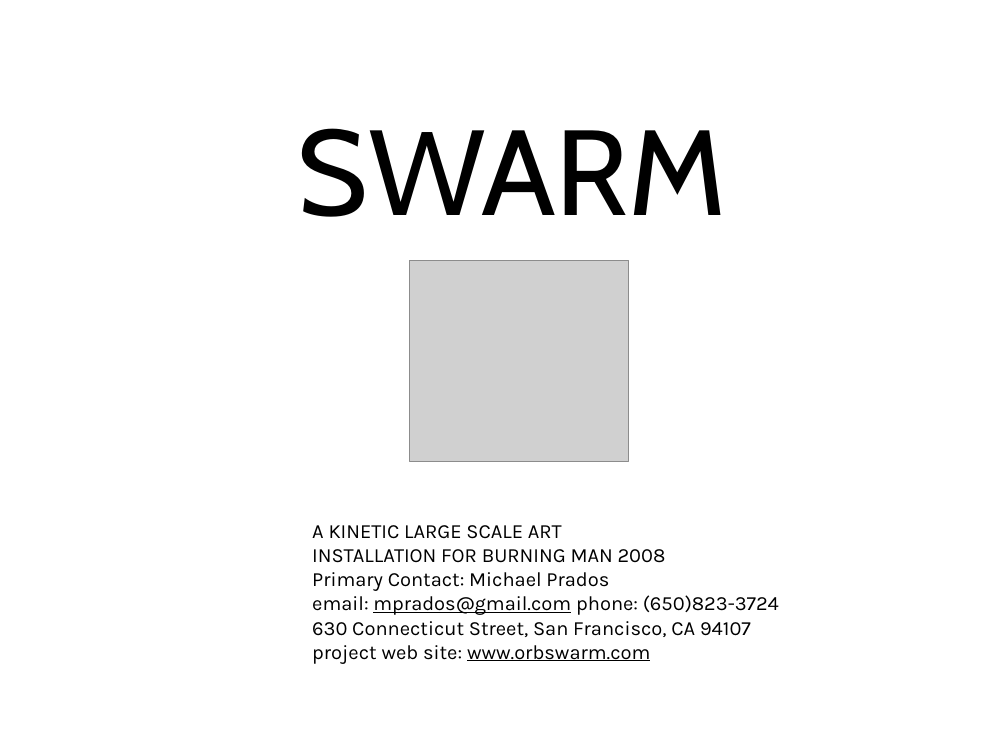
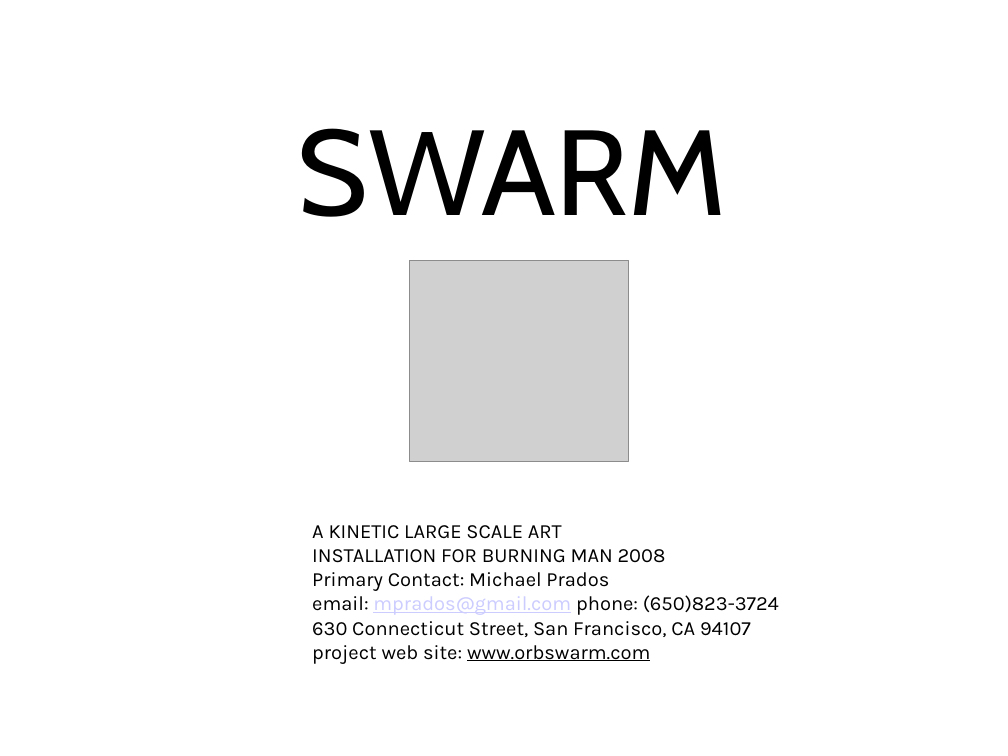
Before and after one commit to orbswarm/orbswarm-svn, a slide deck: slide 2 of media/BM2008/08draft.ppt. Drawn at 1008x756 pixels with LibreOffice and Linux fonts; fonts in the diff are those of the drawing; grey boxes stand for pictures. Boxes give left, top, right and bottom in pixels: in the first picture for what was removed or moved away, otherwise in the second. Text is boxed around its words. In the diff, an @@ line names an element or a change of style, - is before the commit and + after.

```diff
--- a/media/BM2008/08draft.ppt
+++ b/media/BM2008/08draft.ppt
@@ text at bbox=[312, 595, 779, 615]: text colour #000000 to #CCCCFF in "mprados@gmail.com" @@
```
Also in this commit, not shown: 3 other slides changed, 1 other file.
